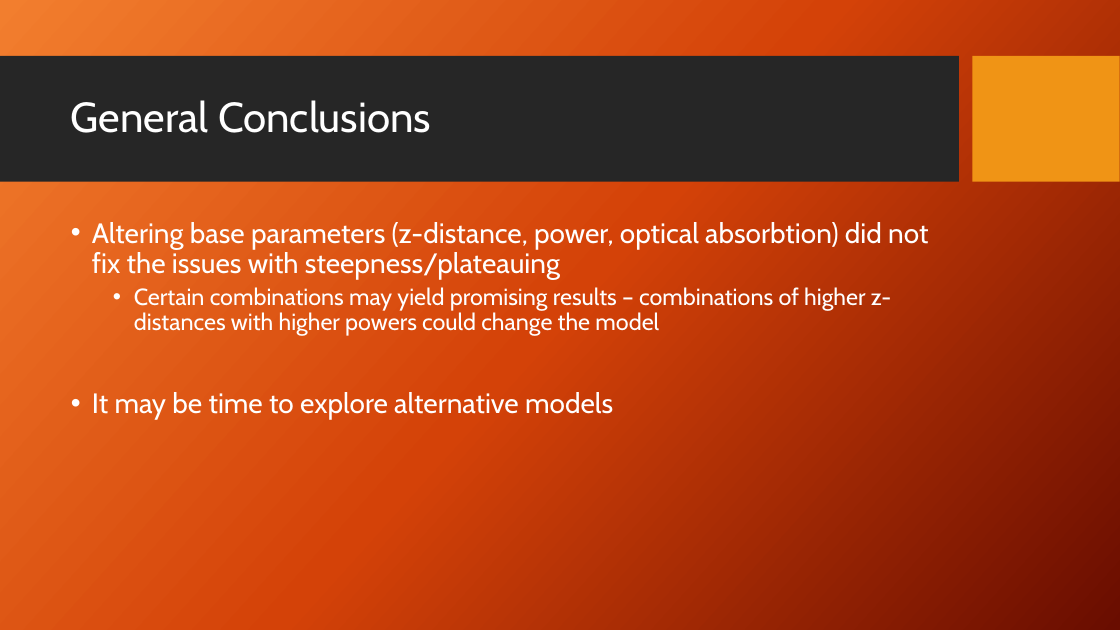
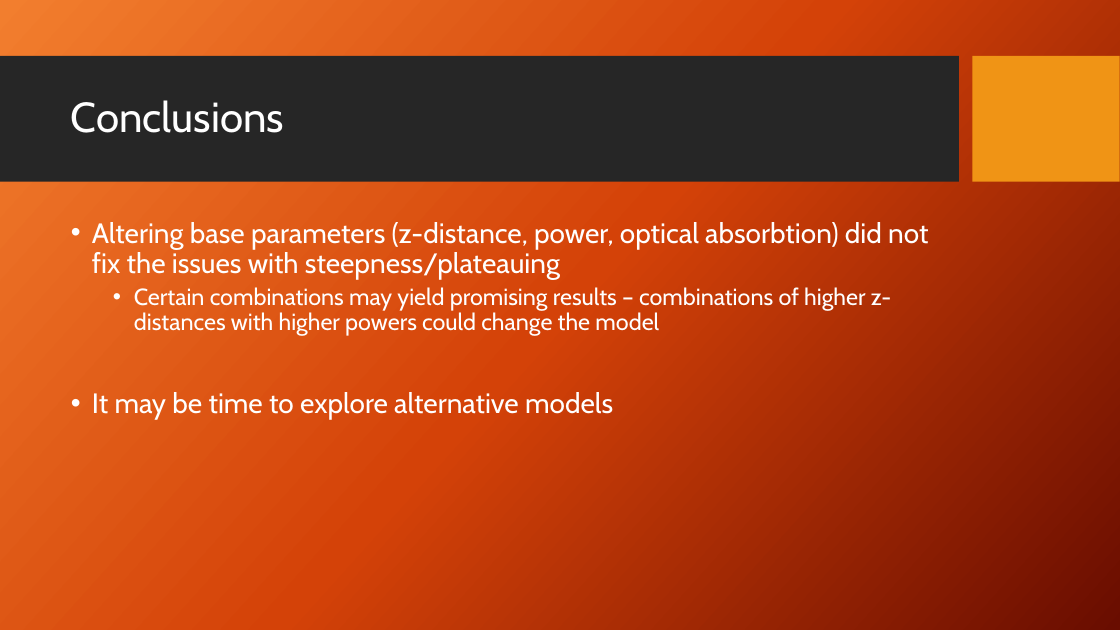
Before and after one commit to dbhatia00/NeuronSimulation, a slide deck: slide 17 of Presentations/Fall Updates/FallUpdate3.pptx. Drawn at 1120x630 pixels with LibreOffice and Linux fonts; fonts in the diff are those of the drawing; background and template pictures are left out. Boxes give left, top, right and bottom in pixels: in the first picture for what was removed or moved away, otherwise in the second. Text is boxed around its words. In the diff, an @@ line names an element or a change of style, - is before the commit and + after.

```diff
--- a/Presentations/Fall Updates/FallUpdate3.pptx
+++ b/Presentations/Fall Updates/FallUpdate3.pptx
@@ title at box(71, 100, 284, 133): text changed @@
-General Conclusions
+Conclusions
```
Also in this commit, not shown: 3 other slides changed, 2 slides added.
